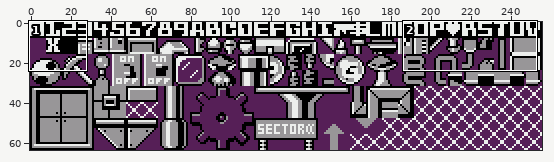
Edited in one commit: sprite sheet (gfx/tiles.png). Above: a wide view before the commit, with the close-up outlined.
Close-up. Before:
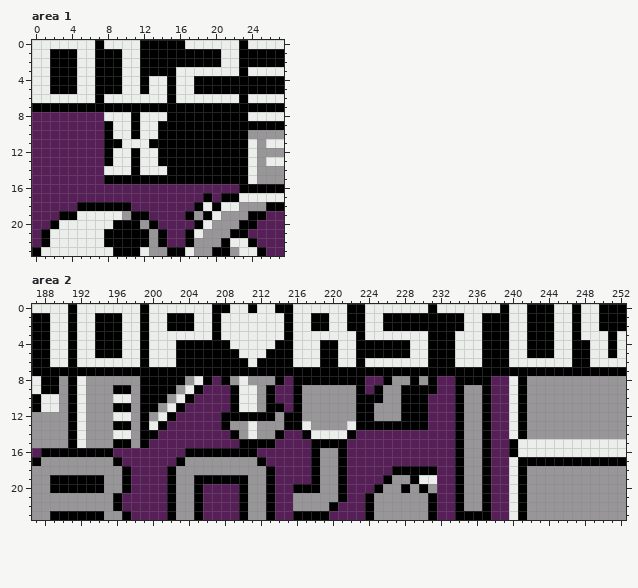
The file is 256x64 pixels. Shown: area 1: x 0..27, y 0..23; area 2: x 187..252, y 0..23.
New version:
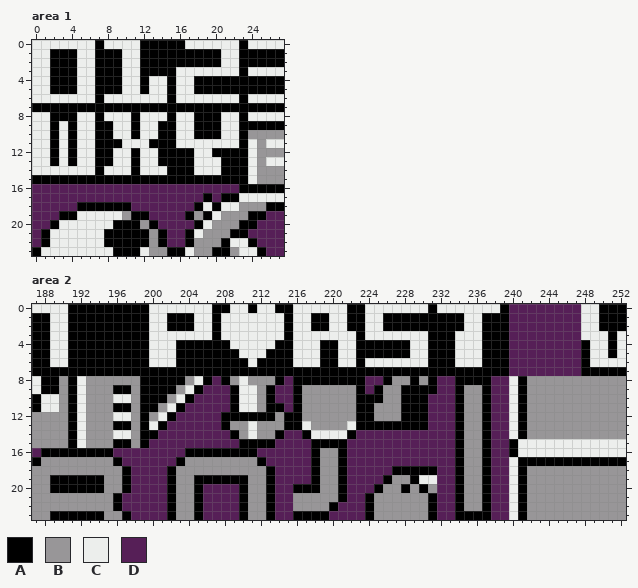
Palette (. is transparent): A #000000  B #989698  C #eceeec  D #561f57
Diff:
--- area 1
@@ x 0..27 @@
  7 AAAAAAAAAAAAAAAAAAAAAAAAAAAA
- 8 DDDDDDDDCCCACCCAAAAAAAAACCCC
- 9 DDDDDDDDACCACCAAAAAAAAAAAAAA
-10 DDDDDDDDACCACCAAAAAAAAAABBBB
-11 DDDDDDDDAACCCAAAAAAAAAAACBCC
-12 DDDDDDDDACCACCAAAAAAAAAACBBB
-13 DDDDDDDDACCACCAAAAAAAAAACBCC
-14 DDDDDDDDCCCACCCAAAAAAAAACBBB
-15 DDDDDDDDAAAAAAAAAAAAAAAACBBB
+ 8 CCAAACCACCCACCCACCAAACCACCCC
+ 9 CCACACCAACCACCAACCAAACCAAAAA
+10 CCACACCAACCACCAACCAAACCABBBB
+11 CCACACCAAACCCAAACCCCCCCACBCC
+12 CCACACCAACCACCAAAACCAAAACBBB
+13 CCACACCAACCACCAAAACCCAAACBCC
+14 CCCCCCCACCCACCCAAACCCAAACBBB
+15 AAAAAAAAAAAAAAAAAAAAAAAACBBB
 16 DDDDDDDDDDDDDDDDDDDDDDDAAAAA
--- area 2
@@ x 187..252 @@
- 0 CCCCACCCCCCCACCCCCCCAACCACCAACCCCCCAACCCCCCCACCCCCCCACCAAACCACCAAA
- 1 AACCACCAAACCACCAAACCACCCCCCCACCAACCAACCAAAAAAAAACCAAACCAAACCACCAAA
- 2 AACCACCAAACCACCAAACCACCCCCCCACCAACCAACCAAAAAAAAACCAAACCAAACCACCAAA
- 3 AACCACCAAACCACCCCCCCACCCCCCCACCCCCCCACCCCCCCAAACCCAAACCAAACCACCCAC
- 4 AACCACCAAACCACCCAAAAAACCCCCAACCCAACCAAAAAACCAAACCCAAACCAAACCAACCAC
- 5 AACCACCAAACCACCCAAAAAAACCCAAACCCAACCAAAAAACCAAACCCAAACCAAACCAACCAC
- 6 AACCACCCCCCCACCCAAAAAAAACAAAACCCAACCACCCCCCCAAACCCAAACCCCCCCAACCCC
- 7 AAAAAAAAAAAAAAAAAAAAAAAAAAAAAAAAAAAAAAAAAAAAAAAAAAAAAAAAAAAAAAAAAA
+ 0 CCCCAAAAAAAAACCCCCCCAACCACCAACCCCCCAACCCCCCCACCCCCCCADDDDDDDDCCAAA
+ 1 AACCAAAAAAAAACCAAACCACCCCCCCACCAACCAACCAAAAAAAAACCAAADDDDDDDDCCAAA
+ 2 AACCAAAAAAAAACCAAACCACCCCCCCACCAACCAACCAAAAAAAAACCAAADDDDDDDDCCAAA
+ 3 AACCAAAAAAAAACCCCCCCACCCCCCCACCCCCCCACCCCCCCAAACCCAAADDDDDDDDCCCAC
+ 4 AACCAAAAAAAAACCCAAAAAACCCCCAACCCAACCAAAAAACCAAACCCAAADDDDDDDDACCAC
+ 5 AACCAAAAAAAAACCCAAAAAAACCCAAACCCAACCAAAAAACCAAACCCAAADDDDDDDDACCAC
+ 6 AACCAAAAAAAAACCCAAAAAAAACAAAACCCAACCACCCCCCCAAACCCAAADDDDDDDDACCCC
+ 7 AAAAAAAAAAAAAAAAAAAAAAAAAAAAAAAAAAAAAAAAAAAAAAAAAAAAADDDDDDDDAAAAA
  8 CAABACBBBBBBAAAAABCADABCBBBADAAAAAAAADDABBABADDAAAADDCABBBBBBBBBBB
